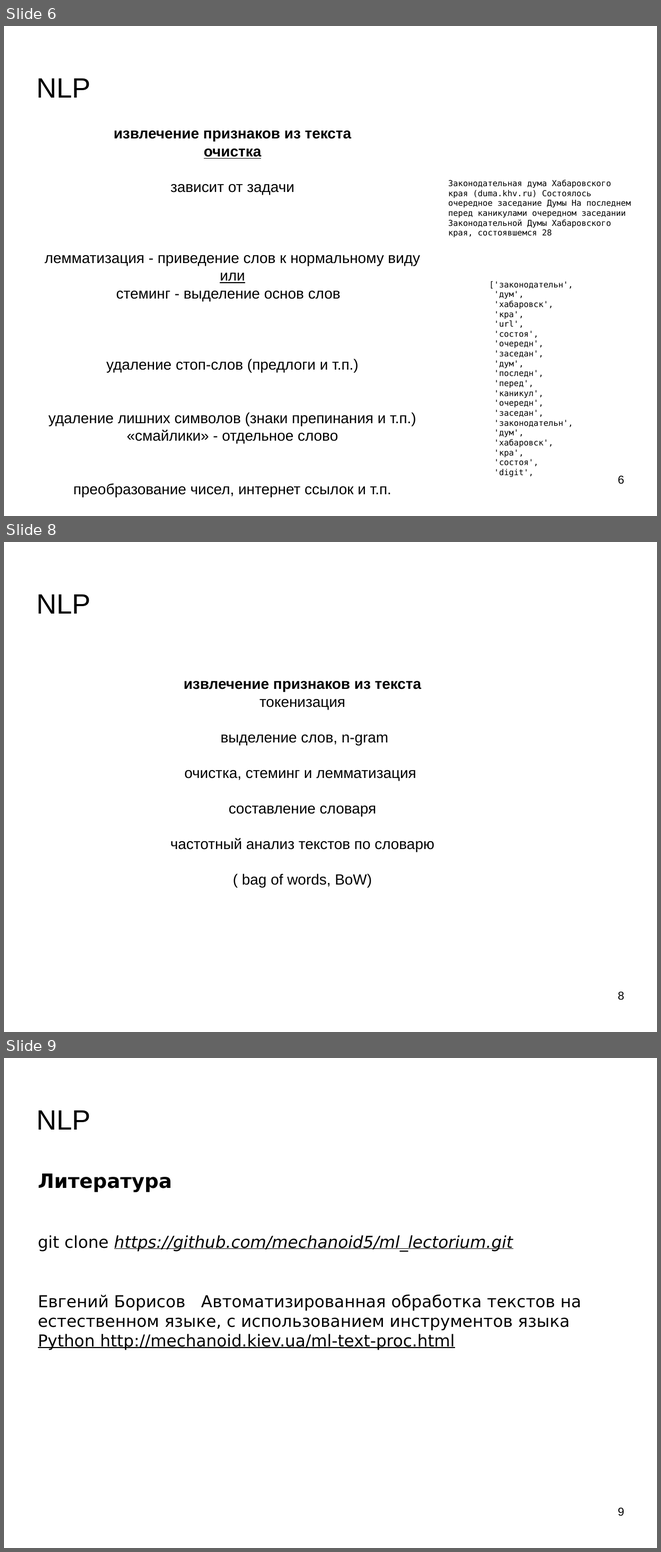
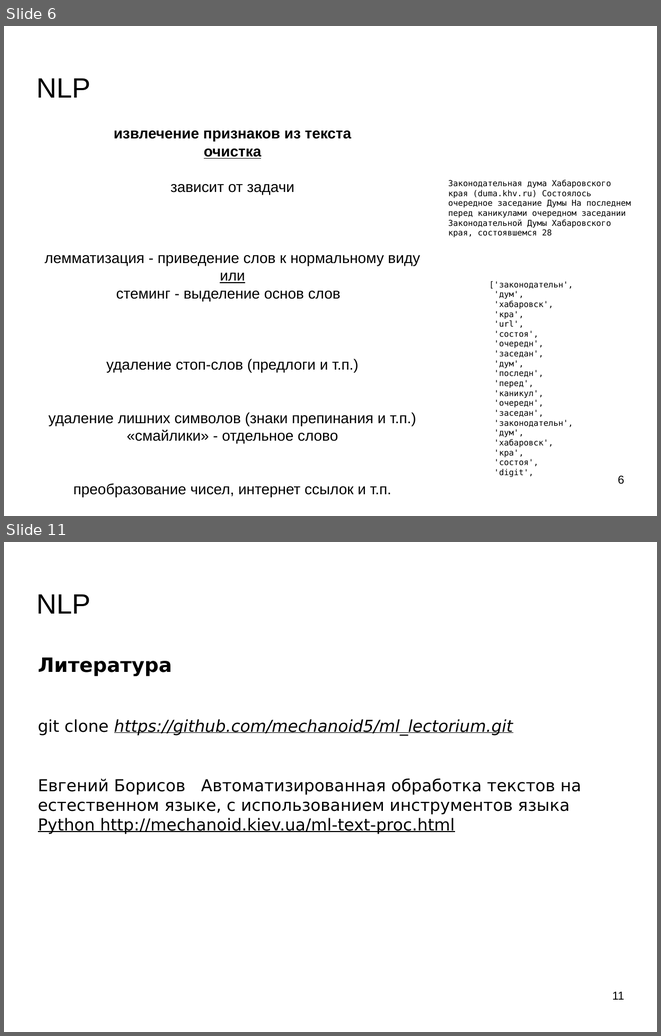
Before and after one commit to mechanoid5/ml_lectorium_legacy, a slide deck: 13-text-proc.odp. Shown one above the other, each under a label of ours: slides 6, 8 and 9 before the commit, slides 6 and 11 after it; the slides between them are not shown. The pictures are 661x1552 and 661x1036 pixels, drawn with LibreOffice and Linux fonts; fonts in the diff are those of the drawing; background and template pictures are left out. Boxes give left, top, right and bottom in pixels: in the first picture for what was removed or moved away, otherwise in the second. Text is boxed around its words. In the diff, an @@ line names an element or a change of style, - is before the commit and + after.

```diff
--- a/13-text-proc.odp
+++ b/13-text-proc.odp
@@ slide 8 removed at [4,542,657,1032], background picture (left out) @@
@@ title removed at [37,594,91,614] @@
-NLP
@@ text removed at [170,681,434,887] @@
-извлечение признаков из текста
-токенизация
-выделение слов, n-gram
-очистка, стеминг и лемматизация
-составление словаря
-частотный анализ текстов по словарю
-( bag of words, BoW)
@@ page number removed at [618,991,624,1000] @@
-8
@@ what was slide 9 is now slide 11 @@
@@ page number at [612,991,625,999]: text changed @@
-9
+11
```
Also in this commit, not shown: 1 slide changed, 3 slides added, 2 other files.
